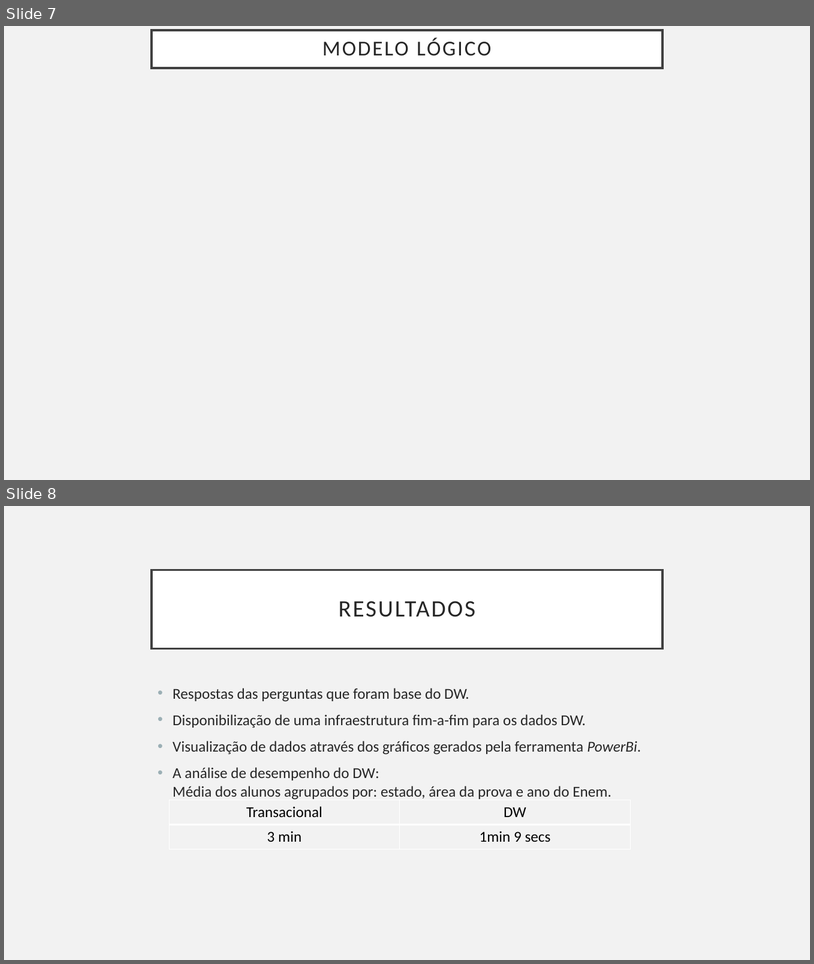
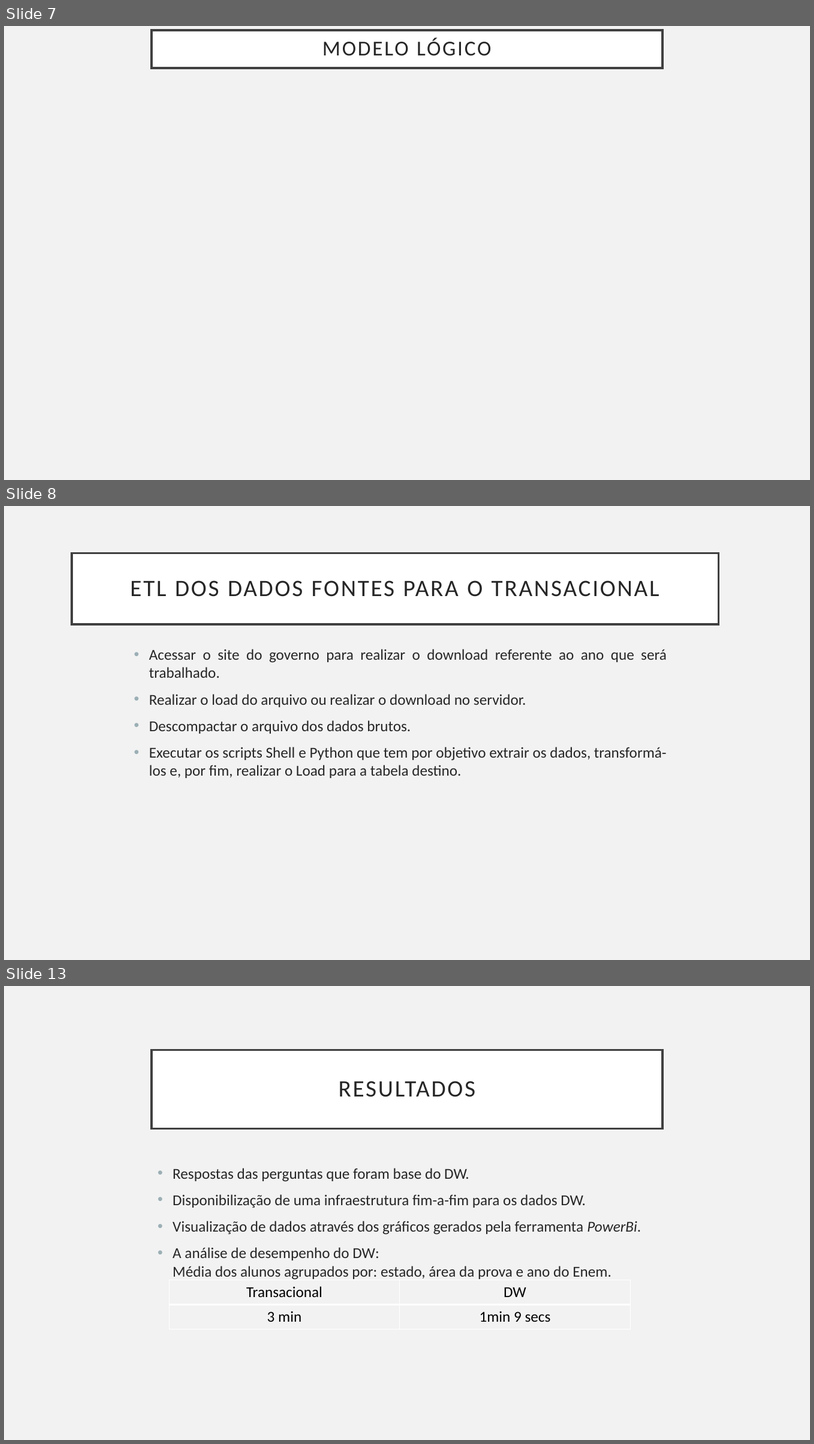
Before and after one commit to martins9/repositoriomonografia, a slide deck: Apresentação_Monografia.pptx. Shown one above the other, each under a label of ours: slides 7 and 8 before the commit, slides 7, 8 and 13 after it; the slides between them are not shown. The pictures are 814x964 and 814x1444 pixels, drawn with LibreOffice and Linux fonts; fonts in the diff are those of the drawing; background and template pictures are left out. Boxes give left, top, right and bottom in pixels: in the first picture for what was removed or moved away, otherwise in the second. Text is boxed around its words. In the diff, an @@ line names an element or a change of style, - is before the commit and + after.

```diff
--- a/Apresentação_Monografia.pptx
+++ b/Apresentação_Monografia.pptx
@@ slide 8 added at [4, 506, 810, 960], background #F2F2F2 @@
@@ title added at [72, 553, 719, 624], fill #FFFFFF, outline #404040 2.5 pt, 28 pt, text #262626 @@
+ETL DOS DADOS FONTES PARA O TRANSACIONAL
@@ text added at [149, 649, 667, 778], 18 pt, text #262626 @@
+• Acessar o site do governo para realizar o download referente ao ano que será trabalhado.
+• Realizar o load do arquivo ou realizar o download no servidor.
+• Descompactar o arquivo dos dados brutos.
+• Executar os scripts Shell e Python que tem por objetivo extrair os dados, transformá-los e, por fim, realizar o Load para a tabela destino.
@@ what was slide 8 is now slide 13 @@
```
Also in this commit, not shown: 4 other slides added.
